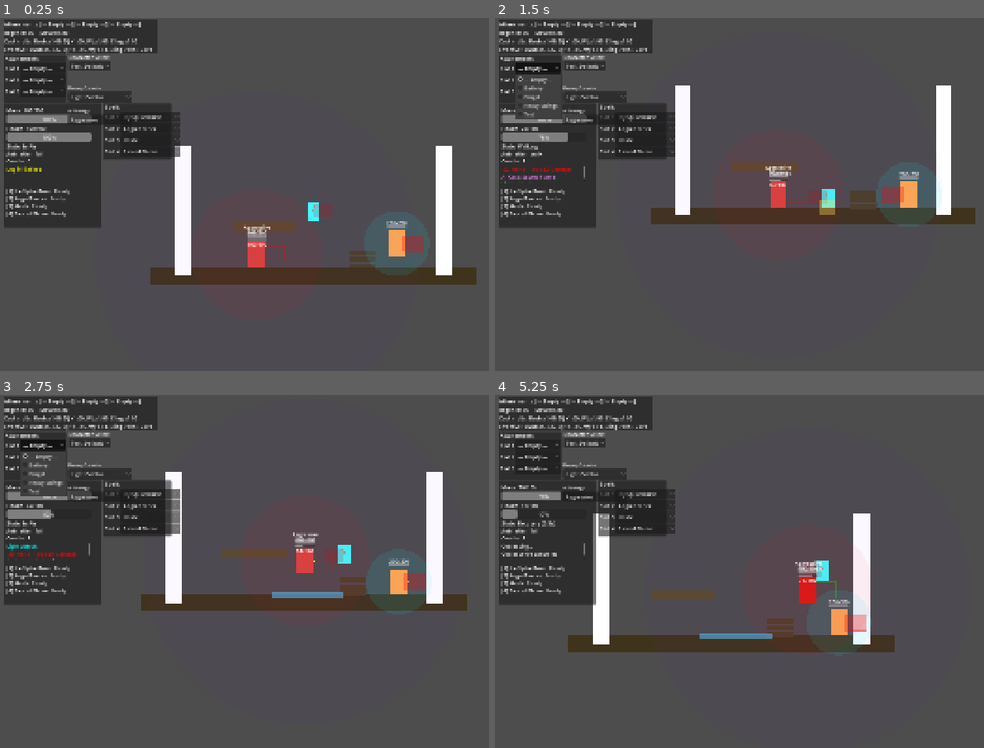
Above: before the commit, frames 1-4 (two rows, left to right).
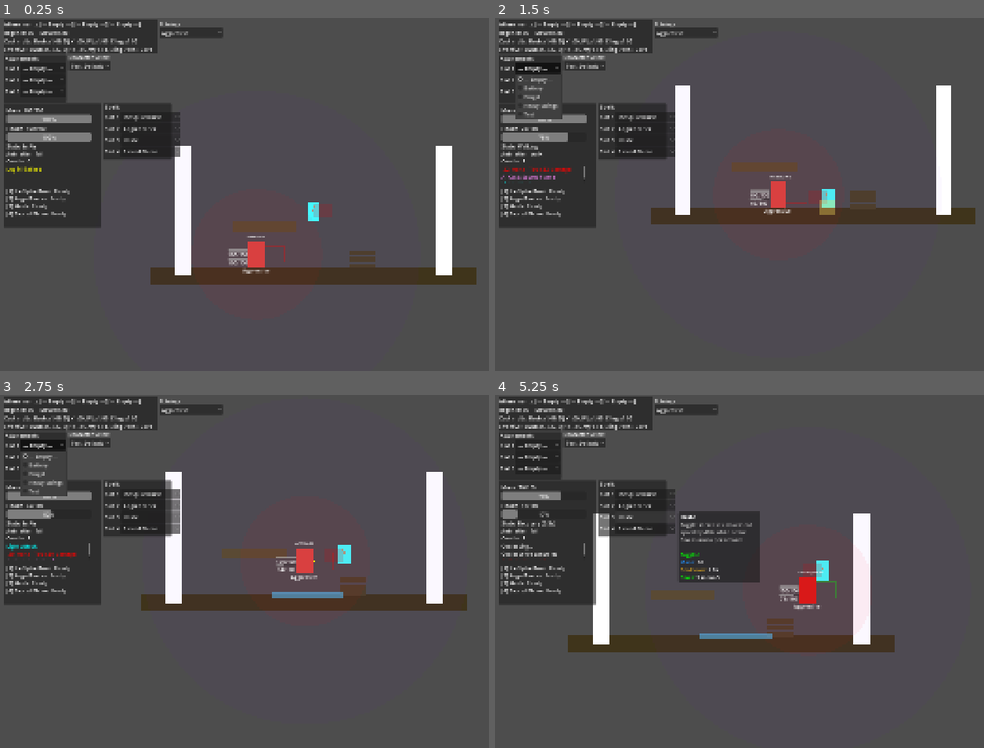
Above: after the commit, the same moments.

Repository: Korasyl/ManaBrawl
Game: Godot game, scene res://scenes/test_environment/test_environment.tscn
The game is run twice, just before and just after one commit, with the same random seed, the same clock (stepped at 60 frames per second) and the same inputs.
Inputs (mouse positions are in pixels of both pictures, inside the frame that each line leads up to):
- Up to frame 1 (0.25 s): no input
- Up to frame 2 (1.5 s): move the mouse to (944, 176) at 0.52 s; hold D (move_right) 0.53-1.25 s; hold Alt (block) 0.53-1.25 s; tap W (jump) at 0.77 s; click "— Empty —" at 1.25 s
- Up to frame 3 (2.75 s): move the mouse to (185, 589) at 2.02 s; hold D (move_right) from 2.03 s (still down); tap S (crouch) at 2.1 s; tap W (jump) at 2.27 s
- Up to frame 4 (5.25 s): move the mouse to (871, 493) at 2.77 s; release D (move_right) at 2.78 s; hold A (move_left) 2.78-3.53 s; tap Space (dash) at 2.85 s; move the mouse to (778, 642) at 3.52 s; hold D (move_right) 3.53-5.03 s; click (778, 642) at 3.6 s; tap W (jump) at 3.77, 4.52 s; move the mouse to (outside the picture) at 4.27 s; hold Right mouse button (ranged_mode) 4.28-5.03 s; tap C (coalesce) at 4.9 s; move the mouse to (622, 518) at 5.02 s; hold A (move_left) from 5.03 s (still down); tap Shift (sprint) at 5.1 s

The runs differ from the first frame. In frame 1, 1.9% of the frame differs, in the area x 13-87%, y 1-73%; in frame 2, 1.9%; in frame 3, 1.8%; in frame 4, 4.8%, in the area x 13-76%, y 1-68%.

Commit message:
Updated AI Info Layout

Diff:
--- a/characters/ai_opponent.gd
+++ b/characters/ai_opponent.gd
@@ -1110,7 +1110,7 @@
 	is_coalescing = true
 	coalescence_startup_timer = 1.0
 	velocity = Vector2.ZERO
-	coalesce_duration_target = 2.0 + randf() * 2.0  # Coalesce 2-4 seconds
+	coalesce_duration_target = 5.0 + randf() * 2.0  # Coalesce 5-10 seconds
 	_log_action("[color=aqua]AI Coalescing...[/color]")
 
 func _stop_coalescing():
@@ -1447,7 +1447,7 @@
 
 	# Behavior indicator
 	var behavior_text: String = String(AIBehavior.keys()[current_behavior])
-	draw_string(ThemeDB.fallback_font, Vector2(-30, -100), behavior_text, HORIZONTAL_ALIGNMENT_CENTER, -1, 10, Color.WHITE)
+	draw_string(ThemeDB.fallback_font, Vector2(-30, -90), behavior_text, HORIZONTAL_ALIGNMENT_CENTER, -1, 10, Color.WHITE)
 
 # ===========================================================================
 #  PUBLIC API — for strategy switching from UI
--- a/characters/ai_opponent.tscn
+++ b/characters/ai_opponent.tscn
@@ -1,9 +1,9 @@
-[gd_scene format=3]
+[gd_scene format=3 uid="uid://bsrsyl6f5kw28"]
 
-[ext_resource type="Script" path="res://characters/ai_opponent.gd" id="1_ai"]
-[ext_resource type="Resource" path="res://resources/character_stats/default_character_stats.tres" id="2_stats"]
-[ext_resource type="Resource" path="res://resources/movement_data/default_movement_data.tres" id="3_move"]
-[ext_resource type="Resource" path="res://resources/ai_strategies/aggressive.tres" id="4_strat"]
+[ext_resource type="Script" uid="uid://dwo4vbwcahs7t" path="res://characters/ai_opponent.gd" id="1_ai"]
+[ext_resource type="Resource" uid="uid://bxedo12ho0f4l" path="res://resources/character_stats/default_character_stats.tres" id="2_stats"]
+[ext_resource type="Resource" uid="uid://cfo4tr01pkeup" path="res://resources/movement_data/default_movement_data.tres" id="3_move"]
+[ext_resource type="Resource" uid="uid://c1ow024jxby7t" path="res://resources/ai_strategies/aggressive.tres" id="4_strat"]
 
 [sub_resource type="RectangleShape2D" id="body_shape"]
 size = Vector2(50, 80)
@@ -17,7 +17,7 @@
 [sub_resource type="RectangleShape2D" id="melee_shape"]
 size = Vector2(70, 50)
 
-[node name="AIOpponent" type="CharacterBody2D"]
+[node name="AIOpponent" type="CharacterBody2D" unique_id=1857664099]
 collision_layer = 2
 collision_mask = 5
 script = ExtResource("1_ai")
@@ -25,87 +25,85 @@
 movement_data = ExtResource("3_move")
 strategy = ExtResource("4_strat")
 
-[node name="ColorRect" type="ColorRect" parent="."]
+[node name="ColorRect" type="ColorRect" parent="." unique_id=593974172]
 offset_left = -25.0
 offset_top = -80.0
 offset_right = 25.0
 color = Color(0.85, 0.25, 0.25, 1)
 
-[node name="CollisionShape2D" type="CollisionShape2D" parent="."]
+[node name="CollisionShape2D" type="CollisionShape2D" parent="." unique_id=363662335]
 position = Vector2(0, -40)
 shape = SubResource("body_shape")
 
-[node name="WallCheckLeft" type="RayCast2D" parent="."]
+[node name="WallCheckLeft" type="RayCast2D" parent="." unique_id=389610414]
 position = Vector2(-25, -40)
 target_position = Vector2(-15, 0)
 
-[node name="WallCheckRight" type="RayCast2D" parent="."]
+[node name="WallCheckRight" type="RayCast2D" parent="." unique_id=340158400]
 position = Vector2(25, -40)
 target_position = Vector2(15, 0)
 
-[node name="DetectionArea" type="Area2D" parent="."]
+[node name="DetectionArea" type="Area2D" parent="." unique_id=1220449155]
 position = Vector2(0, -40)
 collision_layer = 0
 collision_mask = 4
 
-[node name="CollisionShape2D" type="CollisionShape2D" parent="DetectionArea"]
+[node name="CollisionShape2D" type="CollisionShape2D" parent="DetectionArea" unique_id=1676319332]
 shape = SubResource("detect_shape")
 
-[node name="RangedDetectionArea" type="Area2D" parent="."]
+[node name="RangedDetectionArea" type="Area2D" parent="." unique_id=182003832]
 position = Vector2(0, -40)
 collision_layer = 0
 collision_mask = 4
 
-[node name="CollisionShape2D" type="CollisionShape2D" parent="RangedDetectionArea"]
+[node name="CollisionShape2D" type="CollisionShape2D" parent="RangedDetectionArea" unique_id=455682684]
 shape = SubResource("ranged_detect_shape")
 
-[node name="MeleeHitbox" type="Area2D" parent="."]
+[node name="MeleeHitbox" type="Area2D" parent="." unique_id=1581780566]
 position = Vector2(50, -40)
 collision_layer = 0
 collision_mask = 4
 
-[node name="CollisionShape2D" type="CollisionShape2D" parent="MeleeHitbox"]
+[node name="CollisionShape2D" type="CollisionShape2D" parent="MeleeHitbox" unique_id=379145955]
 shape = SubResource("melee_shape")
 disabled = true
 
-[node name="HealthBar" type="ProgressBar" parent="."]
-offset_left = -30.0
-offset_top = -100.0
-offset_right = 30.0
-offset_bottom = -92.0
-max_value = 100.0
+[node name="HealthBar" type="ProgressBar" parent="." unique_id=1853348406]
+offset_left = -88.0
+offset_top = -55.0
+offset_right = -28.0
+offset_bottom = -47.0
 value = 100.0
 show_percentage = false
 
-[node name="HealthLabel" type="Label" parent="."]
-offset_left = -30.0
-offset_top = -118.0
-offset_right = 30.0
-offset_bottom = -102.0
+[node name="HealthLabel" type="Label" parent="." unique_id=918476054]
+offset_left = -89.0
+offset_top = -50.0
+offset_right = -27.0
+offset_bottom = -27.0
 text = "100/100"
 horizontal_alignment = 1
 
-[node name="ManaBar" type="ProgressBar" parent="."]
-offset_left = -30.0
-offset_top = -88.0
-offset_right = 30.0
-offset_bottom = -82.0
-max_value = 100.0
+[node name="ManaBar" type="ProgressBar" parent="." unique_id=1740911206]
+offset_left = -88.0
+offset_top = -29.0
+offset_right = -28.0
+offset_bottom = -23.0
 value = 100.0
 show_percentage = false
 
-[node name="ManaLabel" type="Label" parent="."]
-offset_left = -30.0
-offset_top = -82.0
-offset_right = 30.0
-offset_bottom = -70.0
+[node name="ManaLabel" type="Label" parent="." unique_id=1406737308]
+offset_left = -89.0
+offset_top = -26.0
+offset_right = -27.0
+offset_bottom = -3.0
 text = "100/100"
 horizontal_alignment = 1
 
-[node name="StrategyLabel" type="Label" parent="."]
-offset_left = -40.0
-offset_top = -134.0
-offset_right = 40.0
-offset_bottom = -118.0
+[node name="StrategyLabel" type="Label" parent="." unique_id=1008053410]
+offset_left = -51.0
+offset_top = -3.0
+offset_right = 47.0
+offset_bottom = 20.0
 text = "AI Opponent"
 horizontal_alignment = 1
--- a/resources/ai_strategies/aggressive.tres
+++ b/resources/ai_strategies/aggressive.tres
@@ -1,6 +1,6 @@
-[gd_resource type="Resource" script_class="AIStrategy" load_steps=2 format=3]
+[gd_resource type="Resource" script_class="AIStrategy" format=3 uid="uid://c1ow024jxby7t"]
 
-[ext_resource type="Script" path="res://scripts/ai/ai_strategy.gd" id="1"]
+[ext_resource type="Script" uid="uid://bplmaudoaebdk" path="res://scripts/ai/ai_strategy.gd" id="1"]
 
 [resource]
 script = ExtResource("1")
@@ -9,7 +9,6 @@
 aggression = 0.8
 defensiveness = 0.2
 spell_preference = 0.3
-preferred_melee_range = 80.0
 preferred_spell_range = 200.0
 too_close_distance = 30.0
 chase_max_distance = 500.0
@@ -21,5 +20,5 @@
 reaction_delay = 0.08
 block_chance = 0.2
 dodge_chance = 0.4
-spell_priority = [0, 3, 1, 2]
+spell_priority = Array[int]([0, 3, 1, 2])
 placement_defensiveness = 0.2
--- a/resources/ai_strategies/supportive.tres
+++ b/resources/ai_strategies/supportive.tres
@@ -1,6 +1,6 @@
-[gd_resource type="Resource" script_class="AIStrategy" load_steps=2 format=3]
+[gd_resource type="Resource" script_class="AIStrategy" format=3 uid="uid://buxlhtuskjx4f"]
 
-[ext_resource type="Script" path="res://scripts/ai/ai_strategy.gd" id="1"]
+[ext_resource type="Script" uid="uid://bplmaudoaebdk" path="res://scripts/ai/ai_strategy.gd" id="1"]
 
 [resource]
 script = ExtResource("1")
@@ -10,16 +10,10 @@
 defensiveness = 0.6
 spell_preference = 0.6
 preferred_melee_range = 100.0
-preferred_spell_range = 250.0
 too_close_distance = 60.0
-chase_max_distance = 400.0
 coalesce_mana_threshold = 0.35
 retreat_health_threshold = 0.3
 aggressive_health_threshold = 0.7
-spell_mana_reserve = 0.2
-decision_interval = 0.3
-reaction_delay = 0.1
 block_chance = 0.4
 dodge_chance = 0.35
-spell_priority = [2, 0, 3, 1]
-placement_defensiveness = 0.5
+spell_priority = Array[int]([2, 0, 3, 1])
--- a/scenes/test_environment/test_environment.tscn
+++ b/scenes/test_environment/test_environment.tscn
@@ -2,14 +2,12 @@
 
 [ext_resource type="PackedScene" uid="uid://dcbx80h6k7knp" path="res://characters/player.tscn" id="1_ddmv8"]
 [ext_resource type="PackedScene" uid="uid://s6a2lintyjyi" path="res://scenes/ui/debug_hud.tscn" id="2_al67s"]
-[ext_resource type="PackedScene" uid="uid://ct6vw7jdaxb6i" path="res://characters/training_dummy.tscn" id="3_gul7h"]
 [ext_resource type="PackedScene" uid="uid://gn3trux6bfkf" path="res://scenes/ui/stats_switcher.tscn" id="4_fnpii"]
 [ext_resource type="Script" uid="uid://e8o28f46ys1y" path="res://scenes/ui/stats_switcher.gd" id="5_14n3e"]
 [ext_resource type="PackedScene" uid="uid://o351sfl3a6pq" path="res://scenes/ui/attunement_selector.tscn" id="6_tskly"]
-[ext_resource type="PackedScene" uid="uid://bameytsdik84q" path="res://scenes/ui/dummy_behavior_selector.tscn" id="7_bhvr"]
 [ext_resource type="PackedScene" path="res://scenes/ui/spell_selector.tscn" id="8_spsel"]
 [ext_resource type="Script" uid="uid://0amifnjysv4v" path="res://scripts/dynamic_camera.gd" id="9_dyncam"]
-[ext_resource type="PackedScene" path="res://characters/ai_opponent.tscn" id="10_aiopp"]
+[ext_resource type="PackedScene" uid="uid://bsrsyl6f5kw28" path="res://characters/ai_opponent.tscn" id="10_aiopp"]
 [ext_resource type="PackedScene" path="res://scenes/ui/ai_strategy_selector.tscn" id="11_aisel"]
 
 [sub_resource type="RectangleShape2D" id="RectangleShape2D_al67s"]
@@ -122,10 +120,6 @@
 offset_bottom = 7.5
 color = Color(0.3, 0.25, 0.15, 1)
 
-[node name="TrainingDummy" parent="." unique_id=975334861 groups=["training_dummy"] instance=ExtResource("3_gul7h")]
-position = Vector2(230, 409)
-collision_mask = 1
-
 [node name="UILayer" type="CanvasLayer" parent="." unique_id=123555840]
 
 [node name="AttunementSelector" parent="UILayer" unique_id=1982629802 instance=ExtResource("6_tskly")]
@@ -145,24 +139,18 @@
 offset_bottom = 131.0
 script = ExtResource("5_14n3e")
 
-[node name="DummyBehaviorSelector" parent="UILayer" unique_id=1977472266 instance=ExtResource("7_bhvr")]
-offset_left = 209.0
-offset_top = 206.0
-offset_right = 209.0
-offset_bottom = 206.0
-
 [node name="SpellSelector" parent="UILayer" unique_id=1739705035 instance=ExtResource("8_spsel")]
 offset_left = 322.0
 offset_top = 261.0
 offset_right = 322.0
 offset_bottom = 261.0
 
-[node name="AIStrategySelector" parent="UILayer" instance=ExtResource("11_aisel")]
-offset_left = 209.0
-offset_top = 276.0
-offset_right = 209.0
-offset_bottom = 276.0
+[node name="AIStrategySelector" parent="UILayer" unique_id=1243588824 instance=ExtResource("11_aisel")]
+offset_left = 487.0
+offset_top = 10.0
+offset_right = 487.0
+offset_bottom = 10.0
 opponent_path = NodePath("../../AIOpponent")
 
-[node name="AIOpponent" parent="." groups=["ai_opponent", "enemy"] instance=ExtResource("10_aiopp")]
+[node name="AIOpponent" parent="." unique_id=1100357976 groups=["ai_opponent", "enemy"] instance=ExtResource("10_aiopp")]
 position = Vector2(-200, 409)
Not shown, added: characters/ai_opponent.gd.uid
Not shown, added: scenes/ui/ai_strategy_selector.gd.uid
Not shown, added: scripts/ai/ai_strategy.gd.uid
